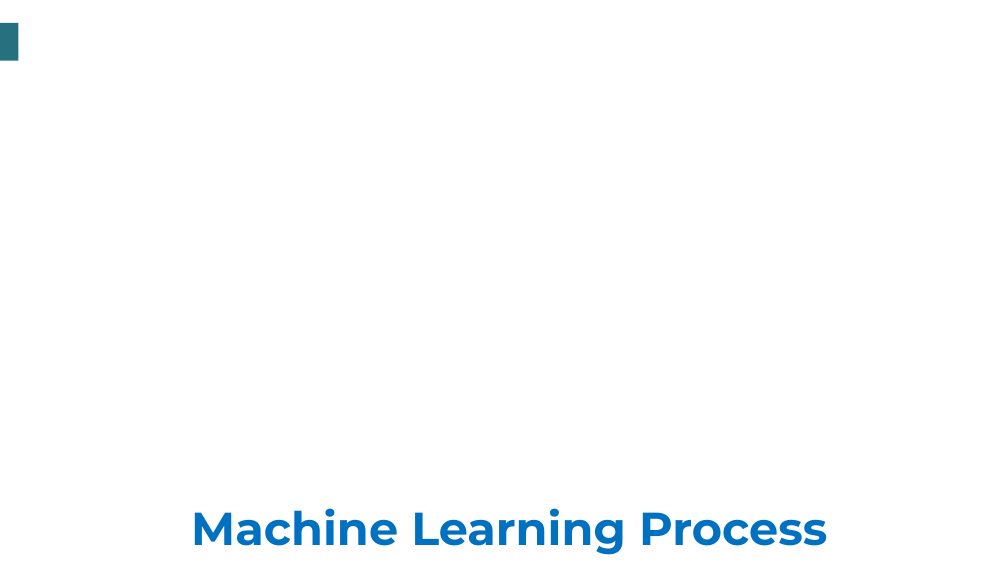
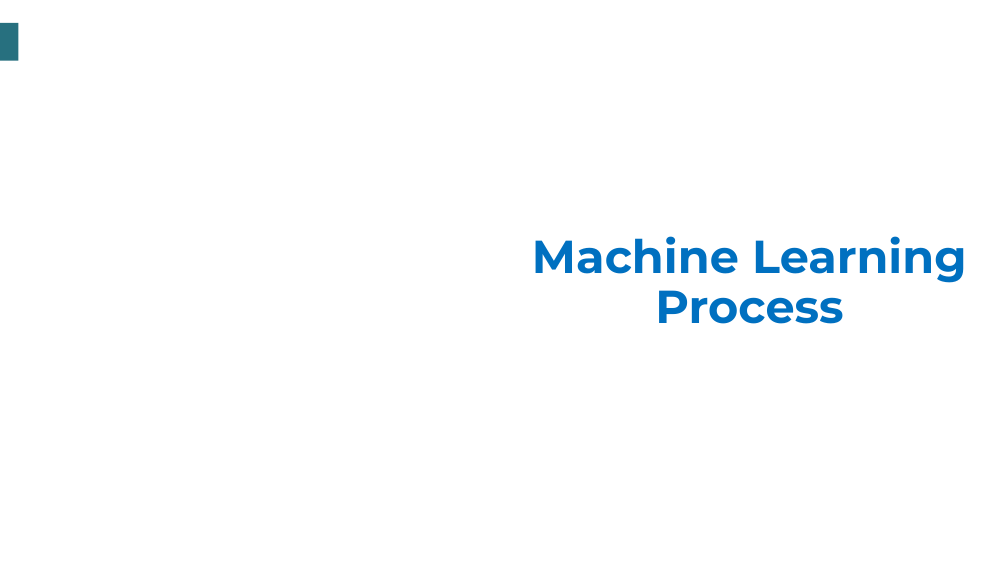
Before and after one commit to tauniversity/TAU-Data-Science-Training, a slide deck: slide 2 of Data Science resources/Introduction to Machine Learning/Slides/Slide Unit 2/2. Machine Learning Process.pptx. Drawn at 1008x567 pixels with LibreOffice and Linux fonts; fonts in the diff are those of the drawing; background and template pictures are left out. Boxes give left, top, right and bottom in pixels: in the first picture for what was removed or moved away, otherwise in the second. Text is boxed around its words. In the diff, an @@ line names an element or a change of style, - is before the commit and + after.

Commit message:
Slide Unit 2: Machine Learning Process (completed)

```diff
--- a/Data Science resources/Introduction to Machine Learning/Slides/Slide Unit 2/2. Machine Learning Process.pptx
+++ b/Data Science resources/Introduction to Machine Learning/Slides/Slide Unit 2/2. Machine Learning Process.pptx
@@ title "Machine Learning Process" rewrapped from [191, 508, 827, 555] to [532, 236, 967, 324] @@
```
Also in this commit, not shown: 1 other slide changed.
